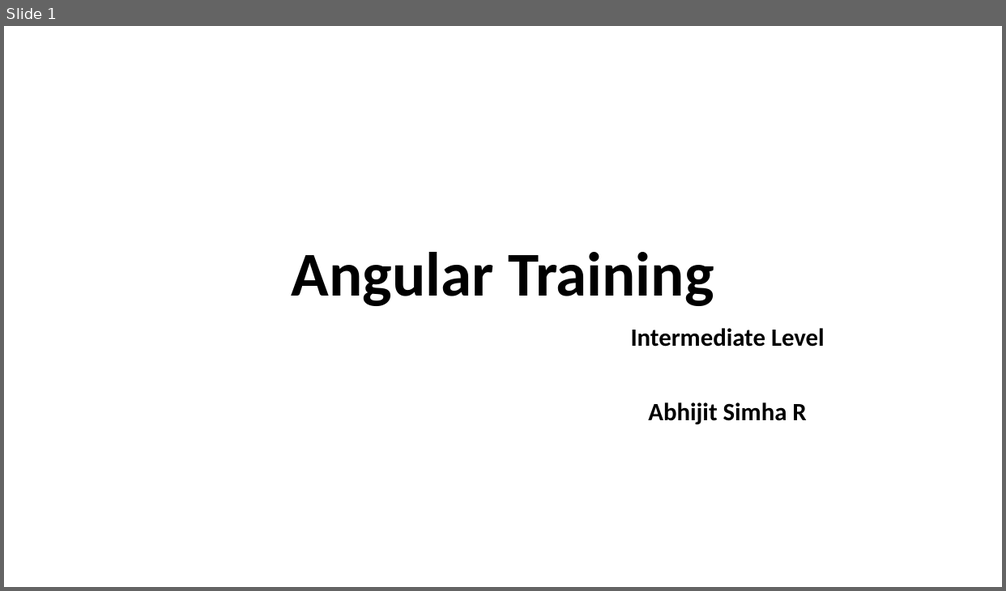
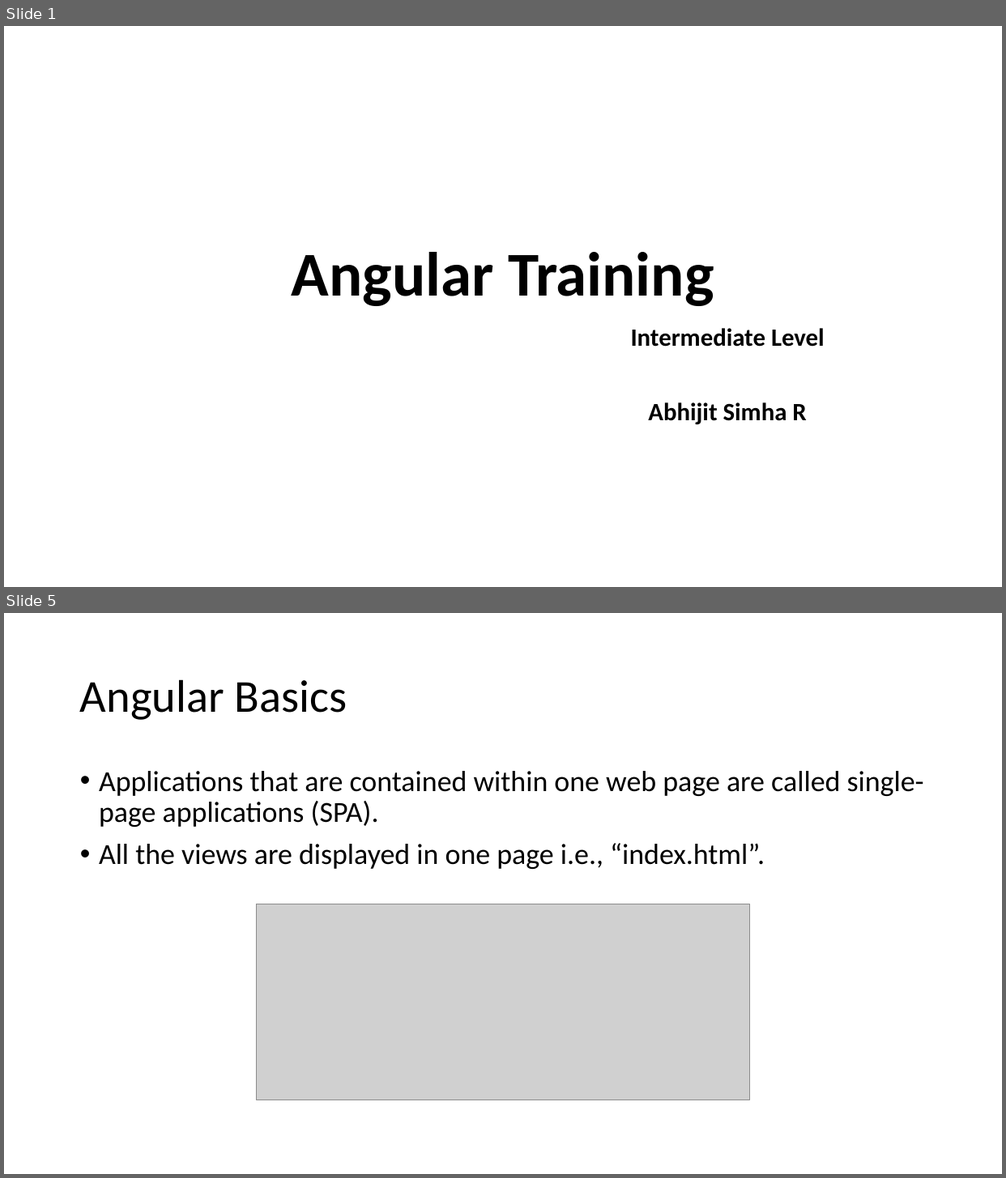
Before and after one commit to simhaabhijit/Angular-Training-Intermediate, a slide deck: Angular Intermediate Level Training PPT.pptx. Shown one above the other, each under a label of ours: slide 1 before the commit, slides 1 and 5 after it; the slides between them are not shown. The pictures are 1006x591 and 1006x1178 pixels, drawn with LibreOffice and Linux fonts; fonts in the diff are those of the drawing; grey boxes stand for pictures. Boxes give left, top, right and bottom in pixels: in the first picture for what was removed or moved away, otherwise in the second. Text is boxed around its words. In the diff, an @@ line names an element or a change of style, - is before the commit and + after.

```diff
--- a/Angular Intermediate Level Training PPT.pptx
+++ b/Angular Intermediate Level Training PPT.pptx
@@ slide 5 added at [4,613,1002,1174], background #FFFFFF @@
@@ title added at [80,679,347,720], 44 pt, text #000000 @@
+Angular Basics
@@ text added at [99,771,924,869], 28 pt, text #000000 @@
+• Applications that are contained within one web page are called single-page applications (SPA).
+• All the views are displayed in one page i.e., “index.html”.
@@ picture added at [257,905,750,1101] @@
```
Also in this commit, not shown: 8 other slides added, 4 slides removed, 24 other files.
